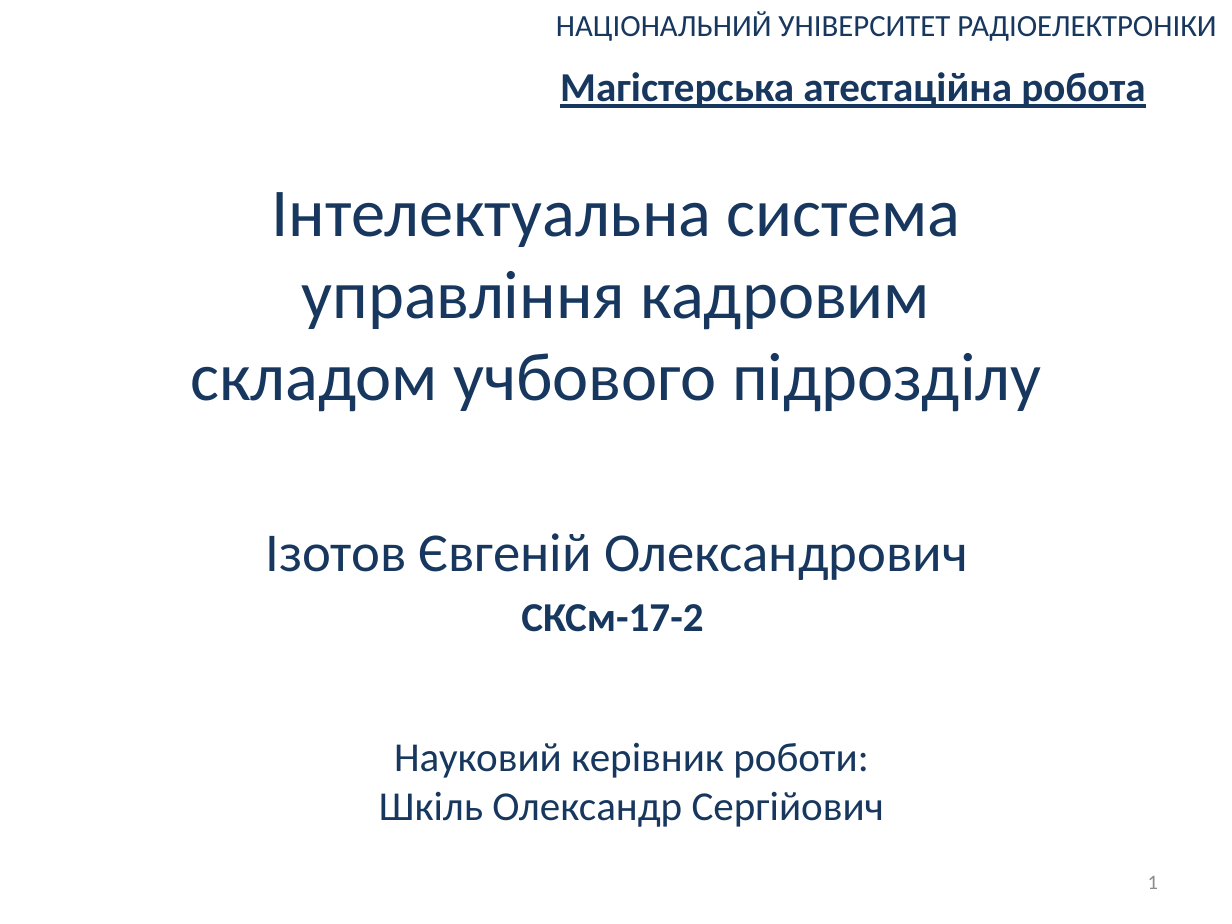
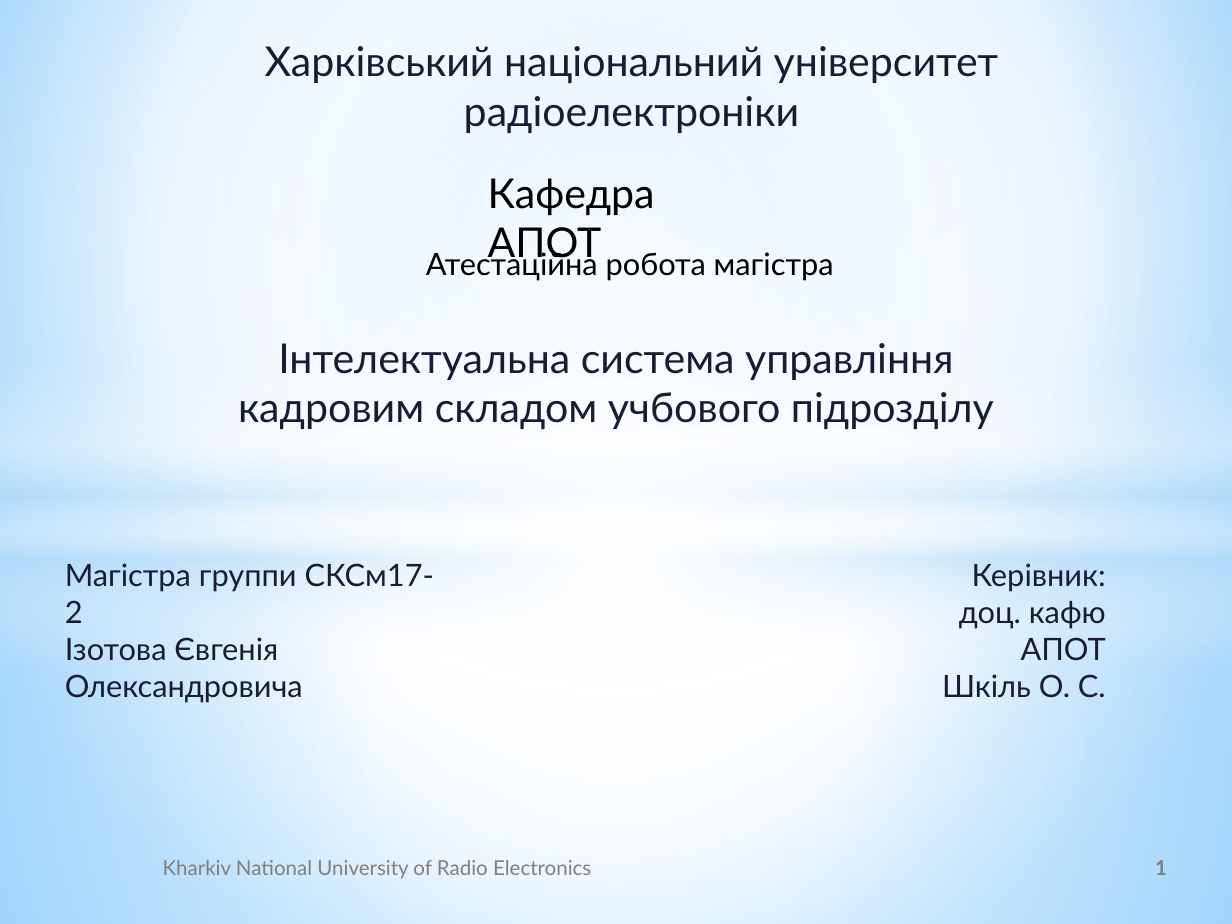
Before and after one commit to UdgineIzotov/diplom-doc, a slide deck: slide 1 of root/Презентация.pptx. Drawn at 1232x924 pixels with LibreOffice and Linux fonts; fonts in the diff are those of the drawing; background and template pictures are left out. Boxes give left, top, right and bottom in pixels: in the first picture for what was removed or moved away, otherwise in the second. Text is boxed around its words. In the diff, an @@ line names an element or a change of style, - is before the commit and + after.

```diff
--- a/root/Презентация.pptx
+++ b/root/Презентация.pptx
@@ background #FFFFFF to gradient #9ED5FF to #FFFFFF to #5BB9FF @@
@@ rectangle added at [0, 0, 1232, 521], fill gradient #FFFFFF to #B4DCFA @@
@@ text at [265, 46, 999, 133]: text changed; size 18 to 24 pt; font Calibri to Lato; text colour #17375E to #191D34 @@
-НАЦІОНАЛЬНИЙ УНІВЕРСИТЕТ РАДІОЕЛЕКТРОНІКИ
+Харківський національний університет радіоелектроніки
@@ text added at [488, 178, 655, 265], 24 pt, text #000000 @@
+Кафедра АПОТ
@@ ellipse added at [0, 216, 1232, 903], fill gradient #FFFFFF @@
@@ text at [426, 248, 834, 281]: text changed; size 24 to 18 pt; font Calibri to Lato; text colour #17375E to #000000; bold off @@
-Магістерська атестаційна робота
+Атестаційна робота магістра
@@ text "Інтелектуальна система управління кадровим складом ...": place and size @@
-text "Інтелектуальна система управління кадровим складом ..." at [190, 192, 1041, 412]
+text "Інтелектуальна система управління кадровим складом ..." at [238, 343, 994, 429]
@@ text "Інтелектуальна система управління кадровим складом ..." at [238, 343, 994, 429]: size 40 to 24 pt, font Calibri to Lato, text colour #17375E to #191D34 @@
@@ rectangle added at [0, 357, 1232, 665], fill gradient #FFFFFF to #B4DCFA @@
@@ rectangle added at [0, 521, 1232, 924], fill gradient #FFFFFF to #B4DCFA @@
@@ text removed at [265, 533, 967, 580] @@
-Ізотов Євгеній Олександрович
@@ text added at [65, 563, 435, 703], 18 pt, text #191D34 @@
+Магістра группи СКСм17-2
+Ізотова Євгенія
+Олександровича
@@ text at [942, 563, 1106, 698]: text changed; size 24 to 18 pt; font Calibri to Lato; text colour #17375E to #191D34 @@
-Науковий керівник роботи:
-Шкіль Олександр Сергійович
+Керівник:
+доц. кафю АПОТ
+Шкіль О. С.
@@ text removed at [521, 604, 703, 632] @@
-СКСм-17-2
@@ text added at [163, 860, 591, 879], 12 pt, text #808080 @@
+Kharkiv National University of Radio Electronics
@@ page number: place and size @@
-page number at [1148, 876, 1158, 889]
+page number at [1155, 860, 1167, 875]
@@ page number at [1155, 860, 1167, 875]: font Calibri to Lato, text colour #8C8C8C to #808080, bold on; alignment right to centre @@
```
Also in this commit, not shown: 11 other slides changed, 5 slides added, 5 slides removed, 10 other files.
